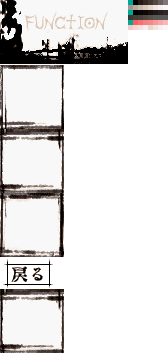
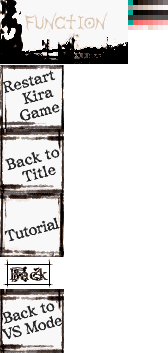
Comparing the layer stacks of the two 168 × 353 images. Changes:
added layer "Restart Kira Game copy" above "Restart Kira Game" over (1, 70, 62, 339)
painted on "Layer 1" over (6, 260, 49, 280)
